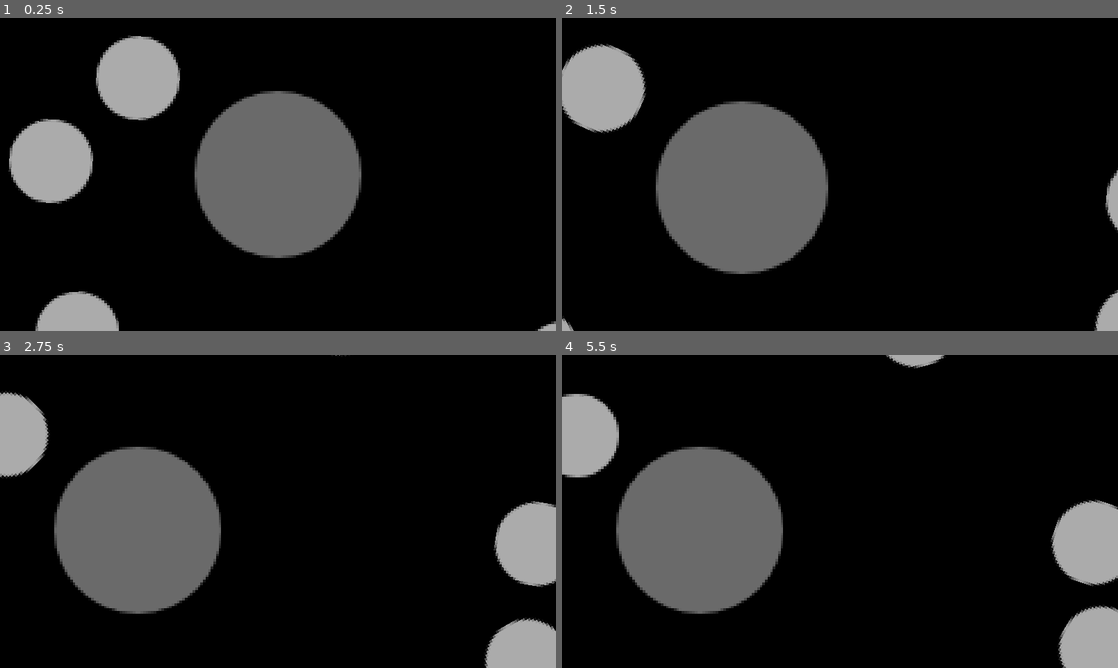
Above: before the commit, frames 1-4 (two rows, left to right).
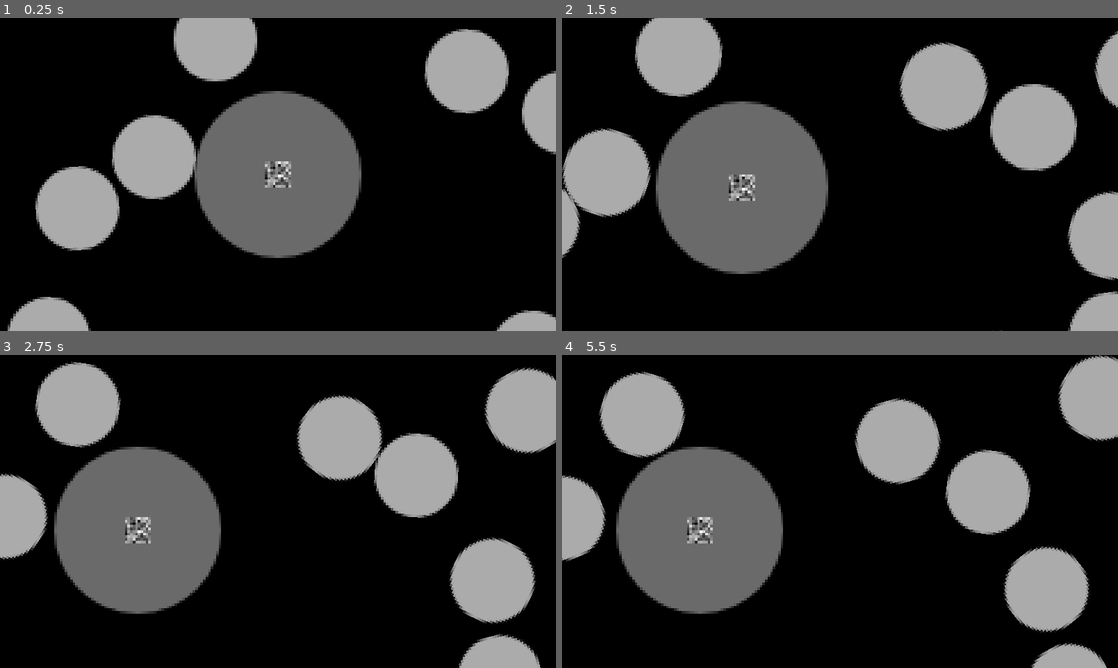
Above: after the commit, the same moments.

Repository: Three-s-A-Crowd-Games/Bubblekinesis
Game: Godot game, scene res://resources/main.tscn
Two runs of this game, one before a commit and one after it. Both use one fixed random seed, a clock stepped at 60 frames per second and the inputs below.
Inputs (mouse positions are in pixels of both pictures, inside the frame that each line leads up to):
- Up to frame 1 (0.25 s): no input
- Up to frame 2 (1.5 s): move the mouse to (962, 158) at 0.52 s; hold Middle mouse button (cam_drag) 0.53-1.28 s; move the mouse to (728, 190) at 1.27 s; tap Mouse wheel up (zoom_in) at 1.35 s
- Up to frame 3 (2.75 s): move the mouse to (333, 442) at 2.02 s; tap Mouse wheel down (zoom_out) at 2.1 s
- Up to frame 4 (5.5 s): move the mouse to (812, 574) at 2.77 s; tap Middle mouse button (cam_drag) at 2.85 s; move the mouse to (1006, 558) at 3.52 s; tap Mouse wheel up (zoom_in) at 3.6 s; move the mouse to (673, 464) at 4.27 s; tap Mouse wheel down (zoom_out) at 4.35 s; move the mouse to (867, 511) at 5.02 s; hold Middle mouse button (cam_drag) from 5.03 s (still down)

The runs differ from the first frame. In frame 1, 21% of the frame differs, in the area x 1-100%, y 0-100%; in frame 2, 21%; in frame 3, 22%; in frame 4, 23%, in the area x 0-100%, y 0-100%.

Commit message:
Spawning Outside Of Area

Diff:
--- a/resources/main.gd
+++ b/resources/main.gd
@@ -5,7 +5,7 @@
 
 var noisy = FastNoiseLite.new()
 
-var time_to_next_spawn := 1
+var time_to_next_spawn :float = 10
 
 # Called when the node enters the scene tree for the first time.
 func _ready() -> void:
@@ -13,40 +13,59 @@
 	Next_Area_Coll.shape.size = Vector2() * 2
 
 	noisy.frequency = 10
-	noisy.fractal_gain = 2
+	noisy.fractal_gain = 1.5
+	noisy.noise_type = FastNoiseLite.TYPE_SIMPLEX
+
 	var tex = ImageTexture.new()
 	tex.set_image(noisy.get_image((GameState.play_area.x * 2) / 48, (GameState.play_area.y * 2) / 48))
 	$Sprite2D.texture = tex
 
 	init_spawns()
 
-func init_spawns() -> void:
-	noisy.seed = randi()
-	for x in range((GameState.play_area.x * 2) / 48):
-		for y in range((GameState.play_area.y *2) / 48):
-			var noise = noisy.get_noise_2d(x,y)
-			if noise > 0.02:
-				spawn_new_spobj(x,y)
-
 
 func _process(delta :float) -> void:
 	time_to_next_spawn -= delta
 	if time_to_next_spawn <= 0:
 		spawn_new_spobjects()
-		time_to_next_spawn = randf_range(2,10)
+		time_to_next_spawn = randf_range(10,30)
 
-func spawn_new_spobj(x :int, y :int) -> void:
-	var newspobj = load("res://resources/spobject/spobject.tscn").instantiate()
-	var jitter := Vector2(randi_range(-16,16),randi_range(-16,16))
-	newspobj.position = Vector2(-GameState.play_area.x + (x*48+24),-GameState.play_area.y + (y*48+24)) + jitter
-	$Spobjects.add_child(newspobj)
-	var rect = newspobj.Sprite.get_rect()
-	rect.position = newspobj.global_position - rect.size/2
-	if rect.intersects($SpaceStation.Sprite.get_rect()):
-		newspobj.queue_free()
+
+func init_spawns() -> void:
+	noisy.seed = randi()
+	for x in range((GameState.play_area.x * 2) / 48):
+		for y in range((GameState.play_area.y * 2) / 48):
+				spawn_new_spobj(x,y, true)
+
+func spawn_new_spobj(x :int, y :int, cur_area :bool = false) -> void:
+	var cur_x_real :int
+	var cur_y_real :int
+	if cur_area:
+		cur_x_real = -GameState.play_area.x + (24 + x * 48)
+		cur_y_real = -GameState.play_area.y + (24 + y * 48)
+	else:
+		cur_x_real = -GameState.play_area_upgrades[GameState.cur_play_area_upgrade + 1] + (24 + x * 48)
+		cur_y_real = -GameState.play_area_upgrades[GameState.cur_play_area_upgrade + 1] + (24 + y * 48)
+
+	# Lets see if we actually want to add
+	if cur_area or (
+		cur_x_real < -GameState.play_area.x or cur_x_real > GameState.play_area.x or
+		cur_y_real < -GameState.play_area.y or cur_y_real > GameState.play_area.y):
+			var noise = noisy.get_noise_2d(x,y) + 1
+			if noise >= 1.0:
+				var newspobj = load("res://resources/spobject/spobject.tscn").instantiate()
+				var jitter := Vector2(randi_range(-16,16),randi_range(-16,16))
+				newspobj.position = Vector2(cur_x_real, cur_y_real) + jitter
+				$Spobjects.add_child(newspobj)
+				var rect = newspobj.Sprite.get_rect()
+				rect.position = newspobj.global_position - rect.size/2
+				if rect.intersects($SpaceStation.Sprite.get_rect()):
+					newspobj.queue_free()
 
 func spawn_new_spobjects() -> void:
-	pass
+	noisy.seed = randi()
+	for x in range((GameState.play_area_upgrades[GameState.cur_play_area_upgrade + 1] * 2) / 48):
+		for y in range((GameState.play_area_upgrades[GameState.cur_play_area_upgrade + 1] * 2) / 48):
+			spawn_new_spobj(x,y)
 
 
 func _on_play_area_body_exited(body: Node2D) -> void:
--- a/resources/main.tscn
+++ b/resources/main.tscn
@@ -30,7 +30,7 @@
 [node name="Spobjects" type="Node2D" parent="."]
 
 [node name="Sprite2D" type="Sprite2D" parent="."]
-visible = false
 texture = SubResource("ImageTexture_6tsv4")
 
 [connection signal="body_exited" from="PlayArea" to="." method="_on_play_area_body_exited"]
+[connection signal="body_exited" from="NextArea" to="." method="_on_next_area_body_exited"]
